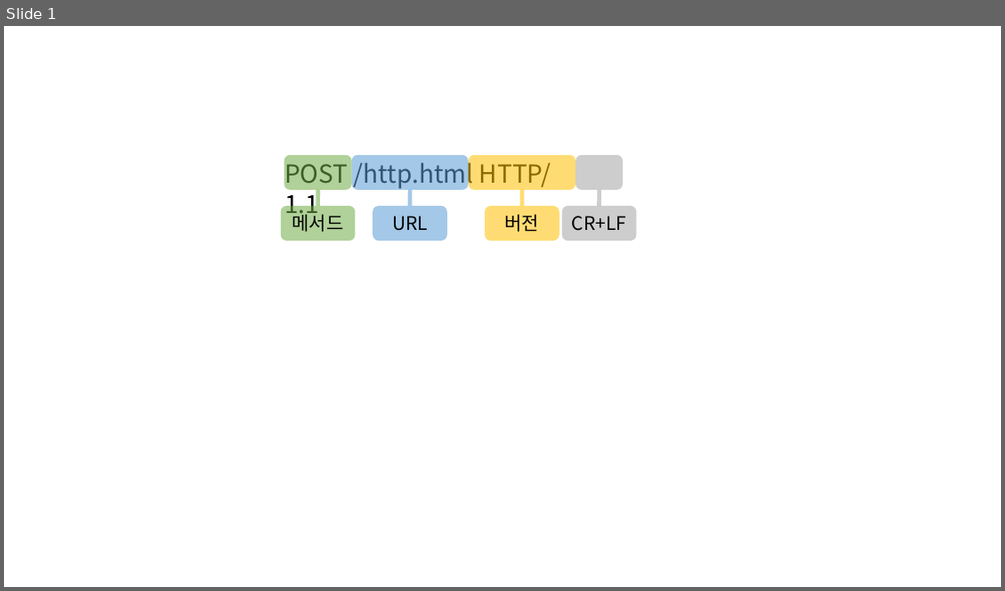
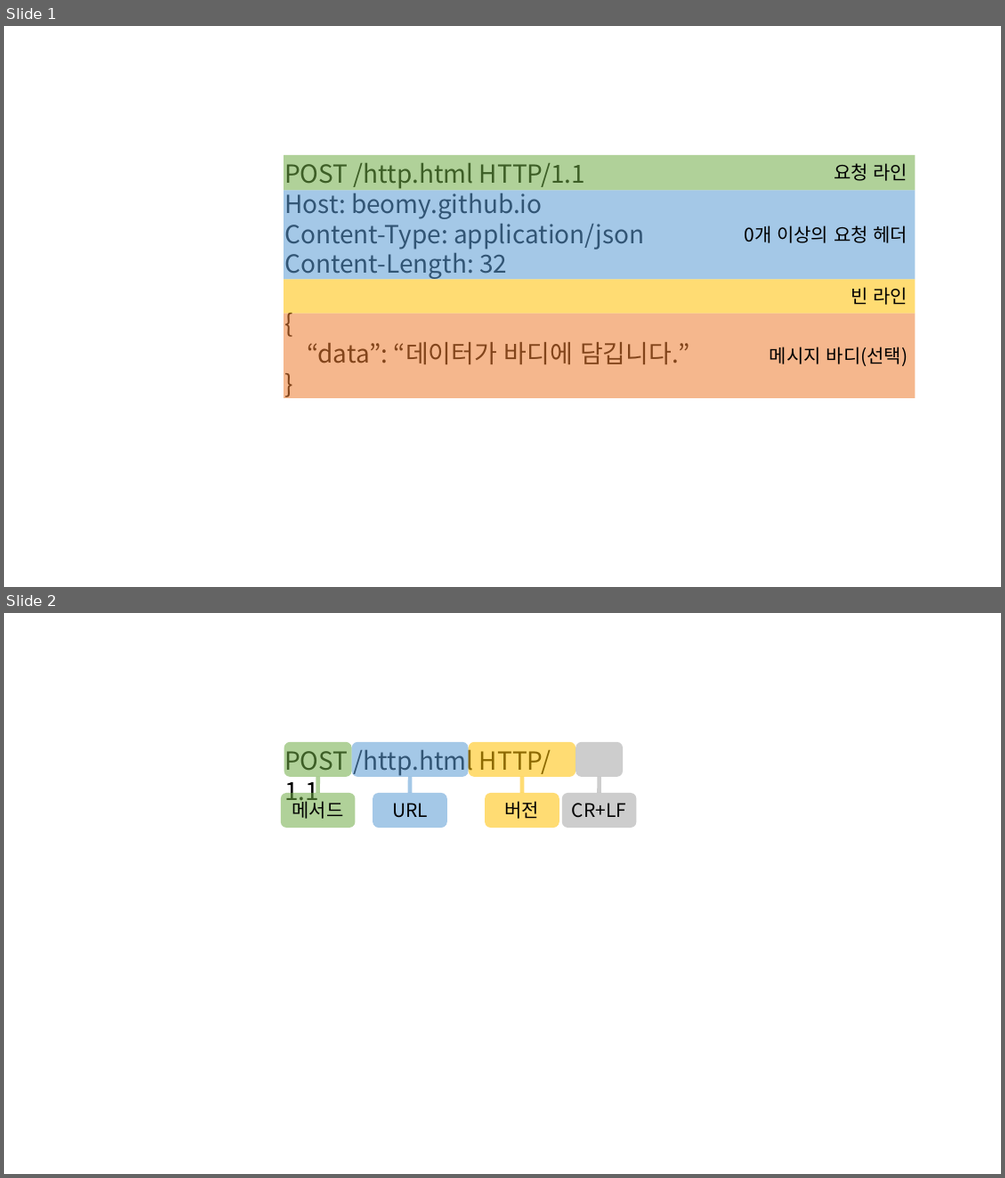
Before and after one commit to beomy/beomy.github.io, a slide deck: assets/img/posts/etc/request.pptx. Shown one above the other, each under a label of ours: slide 1 before the commit, slides 1 and 2 after it. The pictures are 1005x591 and 1005x1178 pixels, drawn with LibreOffice and Linux fonts; fonts in the diff are those of the drawing. Boxes give left, top, right and bottom in pixels: in the first picture for what was removed or moved away, otherwise in the second. Text is boxed around its words. In the diff, an @@ line names an element or a change of style, - is before the commit and + after.

Commit message:
draft: update http

```diff
--- a/assets/img/posts/etc/request.pptx
+++ b/assets/img/posts/etc/request.pptx
@@ slide 1 added at (x1=4, y1=26, x2=1001, y2=587), background #FFFFFF @@
@@ group added at (x1=283, y1=155, x2=915, y2=398): 4 rectangles, 1 text @@
+POST /http.html HTTP/1.1
+Host: beomy.github.io
+Content-Type: application/json
+Content-Length: 32
+{
+“data”: “데이터가 바디에 담깁니다.”
+}
+요청 라인
+0개 이상의 요청 헤더
+빈 라인
+메시지 바디(선택)
@@ what was slide 1 is now slide 2 @@
```
Also in this commit, not shown: 2 other files.
